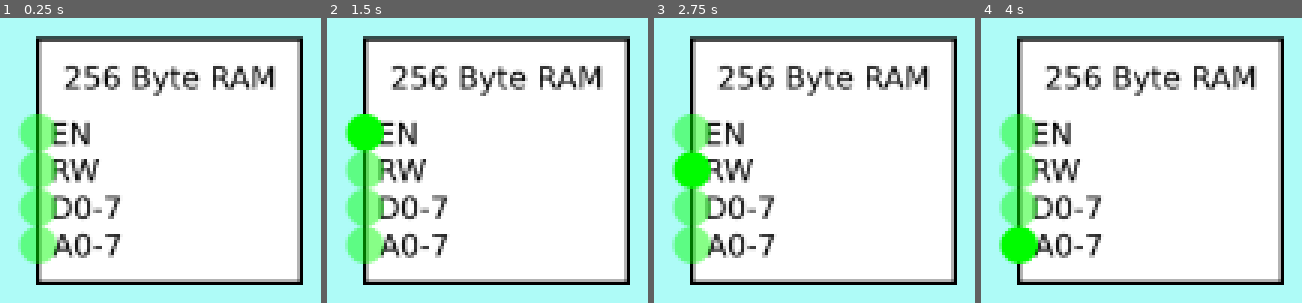
Above: before the commit, frames 1-4 (left to right).
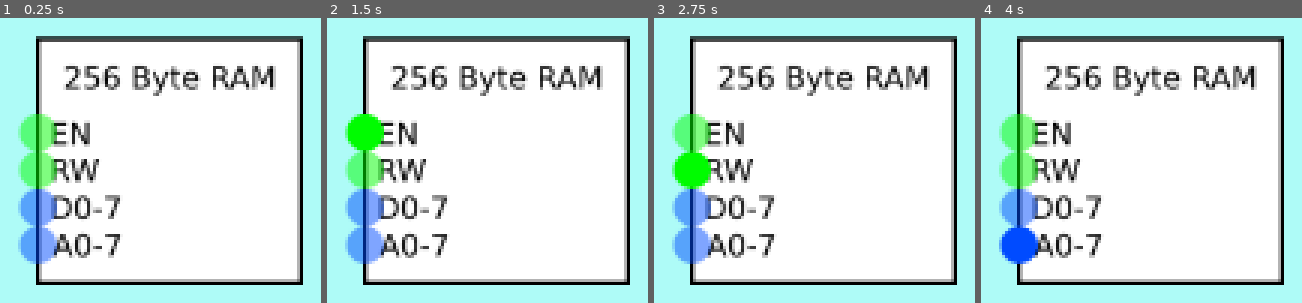
Above: after the commit, the same moments.

Repository: andrew-wilkes/digital-logic
Game: Godot game, scene res://parts/blocks/Memory.tscn
The game is run twice, just before and just after one commit, with the same random seed, the same clock (stepped at 60 frames per second) and the same inputs. This scene is started directly instead of the project's main scene.
Inputs (mouse positions are in pixels of both pictures, inside the frame that each line leads up to):
- Up to frame 1 (0.25 s): no input
- Up to frame 2 (1.5 s): tap Enter at 0.5 s; move the mouse to (497, 160) at 0.52 s; click (497, 160) at 0.67 s; tap Space at 1.25 s; move the mouse to (365, 132) at 1.27 s; click (365, 132) at 1.42 s
- Up to frame 3 (2.75 s): tap Enter at 2 s; move the mouse to (692, 169) at 2.02 s; click (692, 169) at 2.17 s
- Up to frame 4 (4 s): tap Space at 2.75 s; move the mouse to (1019, 208) at 2.77 s; click (1019, 208) at 2.92 s; tap Enter at 3.5 s; move the mouse to (1019, 246) at 3.52 s; click (1019, 246) at 3.67 s

The runs differ from the first frame. In frame 1, 2.6% of the frame differs, in the area x 5-18%, y 60-87%; in frame 2, 2.6%; in frame 3, 2.6%; in frame 4, 2.6%.

Commit message:
Add bus type to pin and wire

Diff:
--- a/game/Circuit.gd
+++ b/game/Circuit.gd
@@ -474,6 +474,7 @@
 func pinclick(gate, pin):
 	if pin.is_output:
 		var wire = wire_scene.instance()
+		wire.is_bus = pin.is_bus
 		wire.start_pin = pin
 		pin.hide_it()
 		pin.wires.append(wire)
--- a/game/g.gd
+++ b/game/g.gd
@@ -2,6 +2,7 @@
 
 const COLOR_HIGH = Color.red
 const COLOR_LOW = Color.blue
+const COLOR_BUS = Color(0.0, 0.3, 1.0)
 const COLOR_ACTIVE = Color.green
 const COLOR_UNDEFINED = Color.white
 const GRID_SIZE = 10
--- a/game/parts/Part.gd
+++ b/game/parts/Part.gd
@@ -68,7 +68,7 @@
 	if highlight_pin:
 		pin.show_it()
 		# Try to attach end of wire to unconnected input pin
-		if g.wire && !pin.is_output && pin.wires.size() < 1:
+		if g.wire && !pin.is_output && pin.wires.size() < 1 && g.wire.is_bus == pin.is_bus:
 			var source_part = g.wire.start_pin.parent_part
 			var pin_state = source_part.outputs[g.wire.start_pin.id]
 			pin.wires.append(g.wire)
--- a/game/parts/blocks/Memory.tscn
+++ b/game/parts/blocks/Memory.tscn
@@ -33,8 +33,10 @@
 
 [node name="Pin3" parent="Inputs" instance=ExtResource( 1 )]
 position = Vector2( -70, 30 )
+is_bus = true
 
 [node name="Pin4" parent="Inputs" instance=ExtResource( 1 )]
 position = Vector2( -70, 50 )
+is_bus = true
 
 [node name="Outputs" type="Node2D" parent="."]
--- a/game/parts/misc/Pin.gd
+++ b/game/parts/misc/Pin.gd
@@ -8,13 +8,13 @@
 var id = 0
 var updated = 0
 var debug_id = 0
-
-export(Color, RGB) var color
-export(Color, RGBA) var color_a
+var color
+var color_a
 export(bool) var vert = false
+export(bool) var is_bus = false
 
 func _ready():
-	modulate = color_a
+	set_color()
 	if g.DEBUG:
 		debug_id = g.get_debug_id()
 		$Label.show()
@@ -46,3 +46,13 @@
 
 func _on_Pin_mouse_exited():
 	modulate = color_a
+
+
+func set_color():
+	if is_bus:
+		color = g.COLOR_BUS
+	else:
+		color = g.COLOR_ACTIVE
+	color_a = color
+	color_a.a = 0.5
+	modulate = color_a
--- a/game/parts/misc/Pin.tscn
+++ b/game/parts/misc/Pin.tscn
@@ -8,8 +8,6 @@
 [node name="Pin" type="Area2D"]
 modulate = Color( 0, 1, 0.0156863, 1 )
 script = ExtResource( 2 )
-color = Color( 0, 1, 0, 1 )
-color_a = Color( 0, 1, 0, 0.466667 )
 
 [node name="CollisionShape2D" type="CollisionShape2D" parent="."]
 shape = SubResource( 1 )
--- a/game/parts/misc/Wire.gd
+++ b/game/parts/misc/Wire.gd
@@ -5,6 +5,7 @@
 var start_pin
 var end_pin
 var index = 0
+var is_bus = false
 
 func delete():
 	start_pin.wires.erase(self)
@@ -14,6 +15,9 @@
 
 
 func set_color(state):
+	if is_bus:
+		modulate = g.COLOR_ACTIVE
+	else:
 		if state:
 			modulate = g.COLOR_HIGH
 		else:
